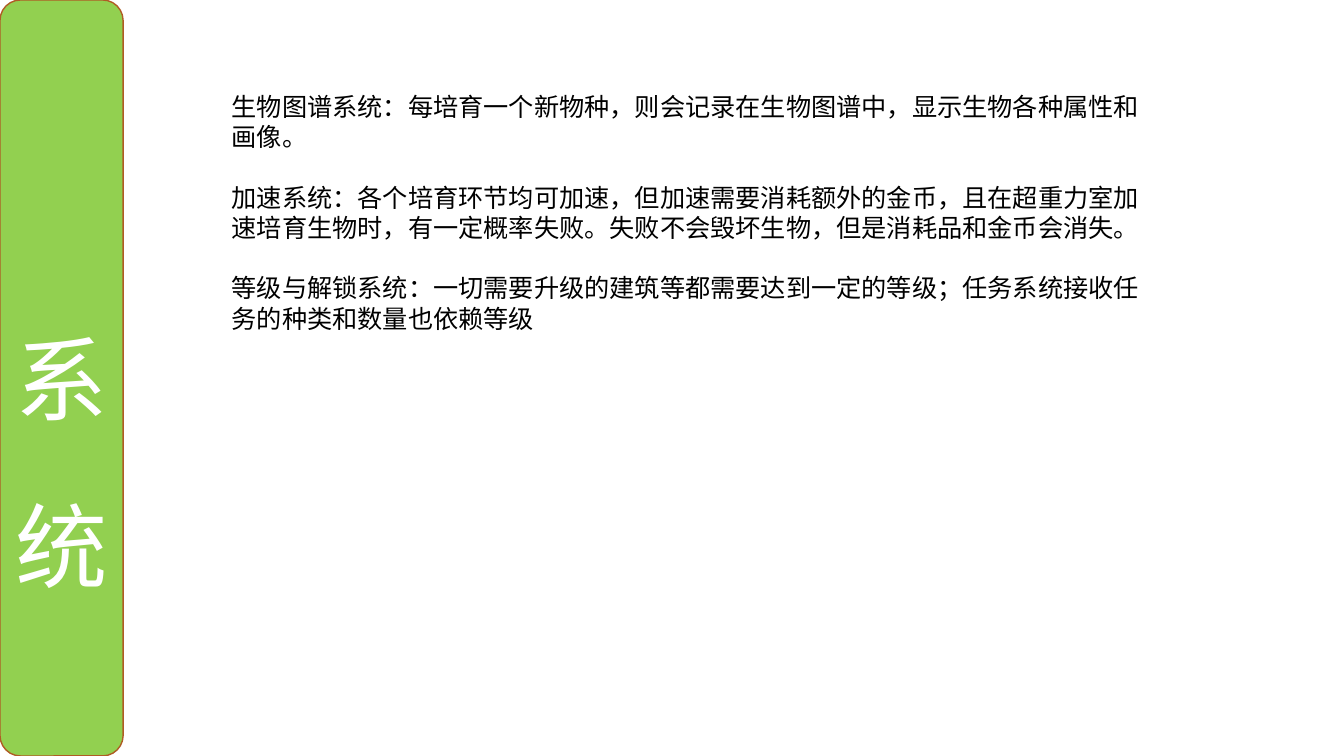
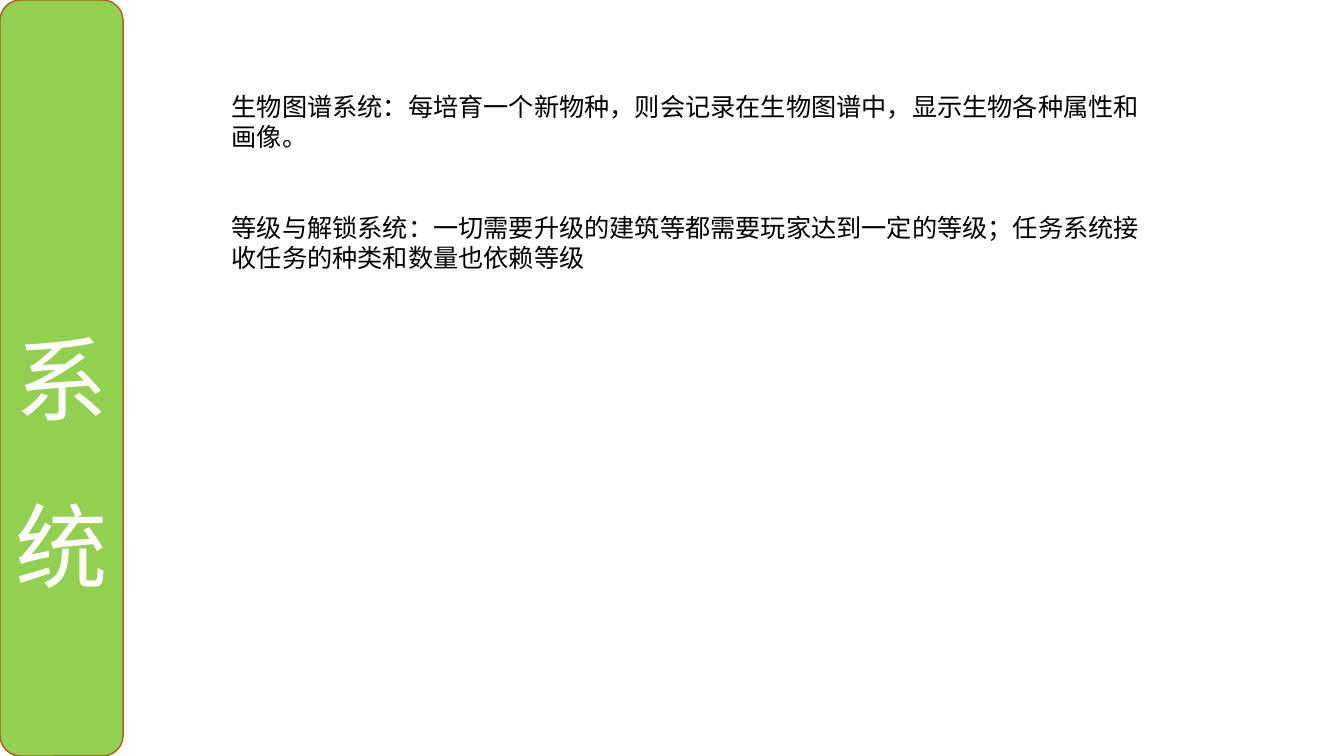
Before and after one commit to ThreePeopleGame/Death, a slide deck: slide 17 of Share/每周命题游戏设计/葛美玲/生物智能（沈-李-葛）.pptx. Drawn at 1344x756 pixels with LibreOffice and Linux fonts; fonts in the diff are those of the drawing. Boxes give left, top, right and bottom in pixels: in the first picture for what was removed or moved away, otherwise in the second. Text is boxed around its words. In the diff, an @@ line names an element or a change of style, - is before the commit and + after.

```diff
--- a/Share/每周命题游戏设计/葛美玲/生物智能（沈-李-葛）.pptx
+++ b/Share/每周命题游戏设计/葛美玲/生物智能（沈-李-葛）.pptx
@@ text at (232,215,1139,269): text changed @@
-加速系统：各个培育环节均可加速，但加速需要消耗额外的金币，且在超重力室加速培育生物时，有一定概率失败。失败不会毁坏生物，但是消耗品和金币会消失。
-等级与解锁系统：一切需要升级的建筑等都需要达到一定的等级；任务系统接收任务的种类和数量也依赖等级
+等级与解锁系统：一切需要升级的建筑等都需要玩家达到一定的等级；任务系统接收任务的种类和数量也依赖等级
```
Also in this commit, not shown: 1 other slide changed, 1 other file.
